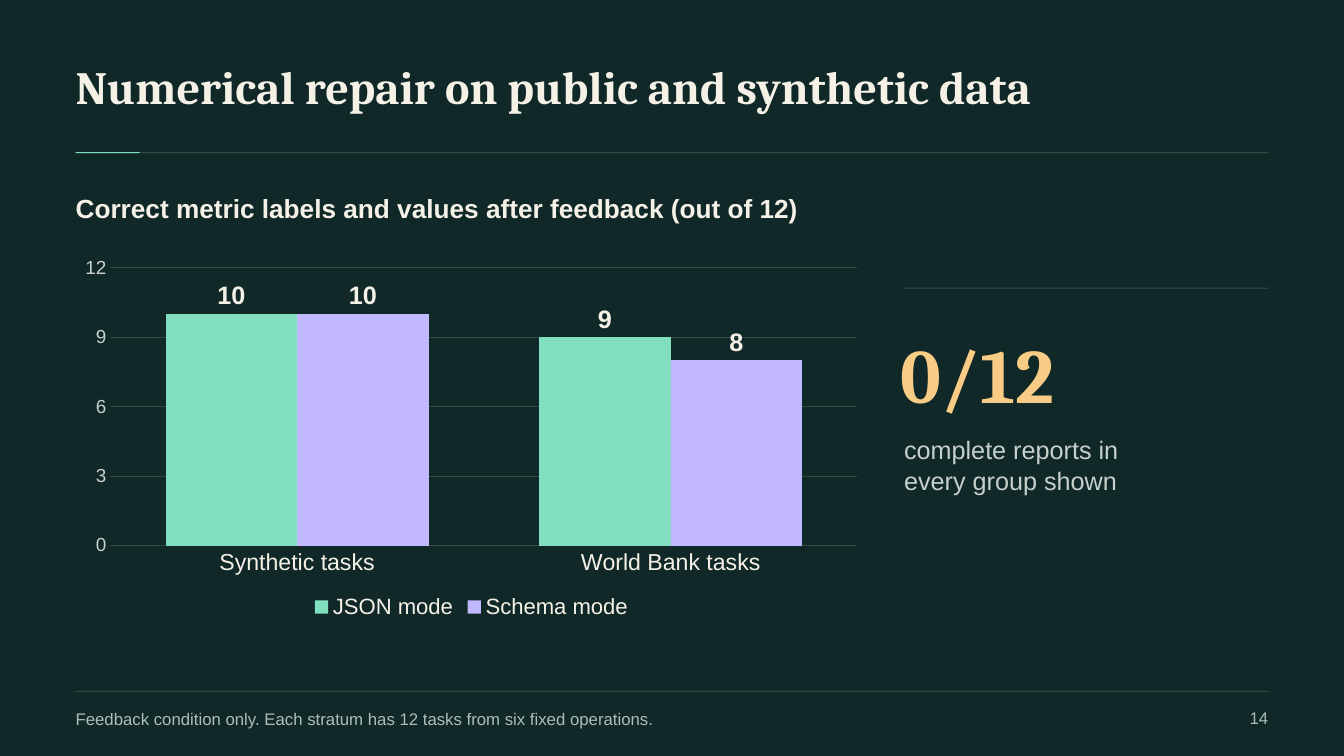
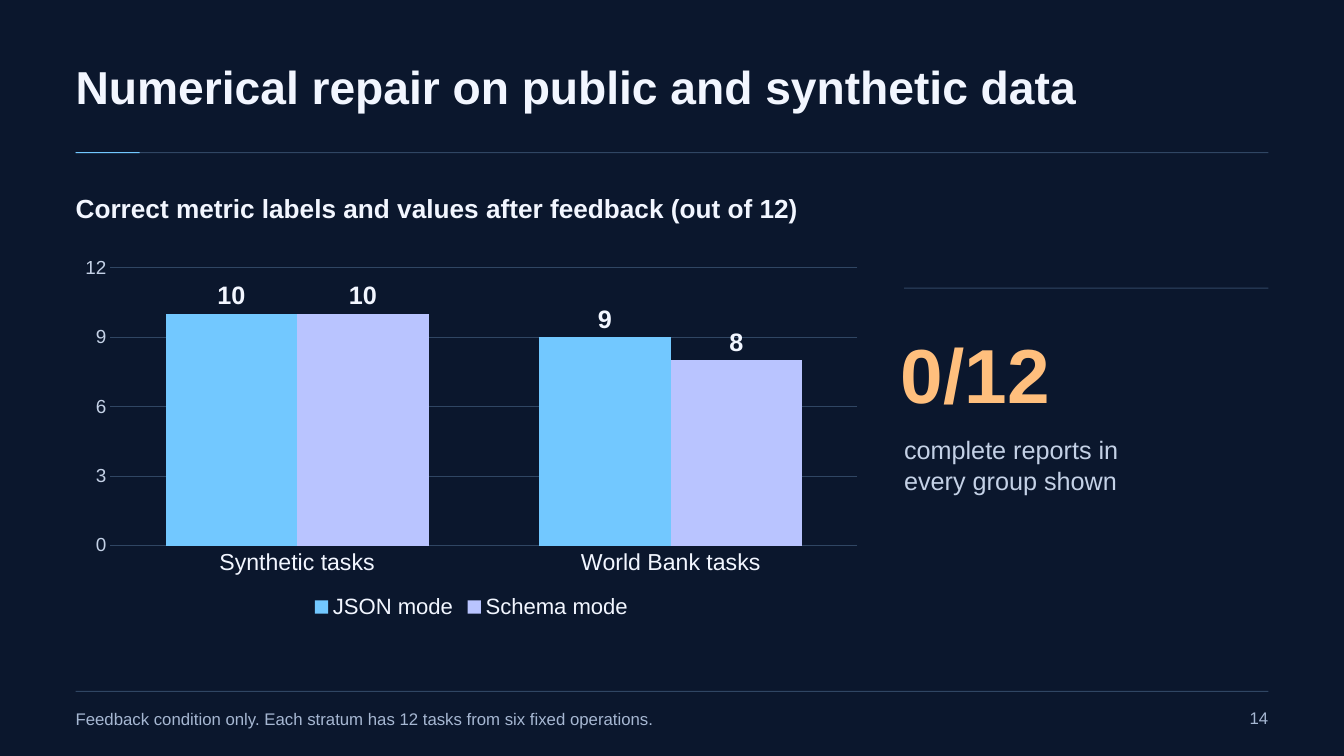
Before and after one commit to naazzarov/trustverify-ai-analysis, a slide deck: slide 14 of presentation/TrustVerify-Dark-Defense.pptx. Drawn at 1344x756 pixels with LibreOffice and Linux fonts; fonts in the diff are those of the drawing. Boxes give left, top, right and bottom in pixels: in the first picture for what was removed or moved away, otherwise in the second. Text is boxed around its words. In the diff, an @@ line names an element or a change of style, - is before the commit and + after.

```diff
--- a/presentation/TrustVerify-Dark-Defense.pptx
+++ b/presentation/TrustVerify-Dark-Defense.pptx
@@ background #102827 to #0B172D @@
@@ text "Numerical repair on public and ..." at <box>76,70,1076,114</box>: font Cambria to Arial, text colour #F5F1E7 to #F2F6FF @@
@@ rectangle at <box>76,152,140,153</box>: fill #81DFC0 to #72C8FF @@
@@ text "Correct metric labels and values ..." at <box>76,199,798,224</box>: text colour #F5F1E7 to #F2F6FF @@
@@ column chart at <box>70,250,874,624</box> @@
@@ colour of JSON mode #81DFC0 to #72C8FF @@
@@ data labels of JSON mode changed @@
@@ colour of Schema mode #C1B8FF to #B9C4FF @@
@@ data labels of Schema mode changed @@
@@ legend changed @@
@@ category axis changed @@
@@ value axis changed @@
@@ background changed @@
@@ fill #354944 to #304663 in 3 elements at <box>76,152,1268,153</box>, <box>76,691,1268,692</box>, <box>904,287,1268,288</box> @@
@@ text "0/12" at <box>901,347,1050,405</box>: font Cambria to Arial, text colour #F9CC85 to #FFBF7D @@
@@ text "complete reports in" at <box>904,440,1119,495</box>: text colour #C6D0CC to #C4D1E6 @@
@@ text "Feedback condition only. Each stratum ..." at <box>76,713,653,729</box>: text colour #AEBDB9 to #A6B7D2 @@
@@ text "14" at <box>1250,712,1269,724</box>: text colour #AEBDB9 to #A6B7D2 @@
```
Also in this commit, not shown: 21 other slides changed, 7 other files.
